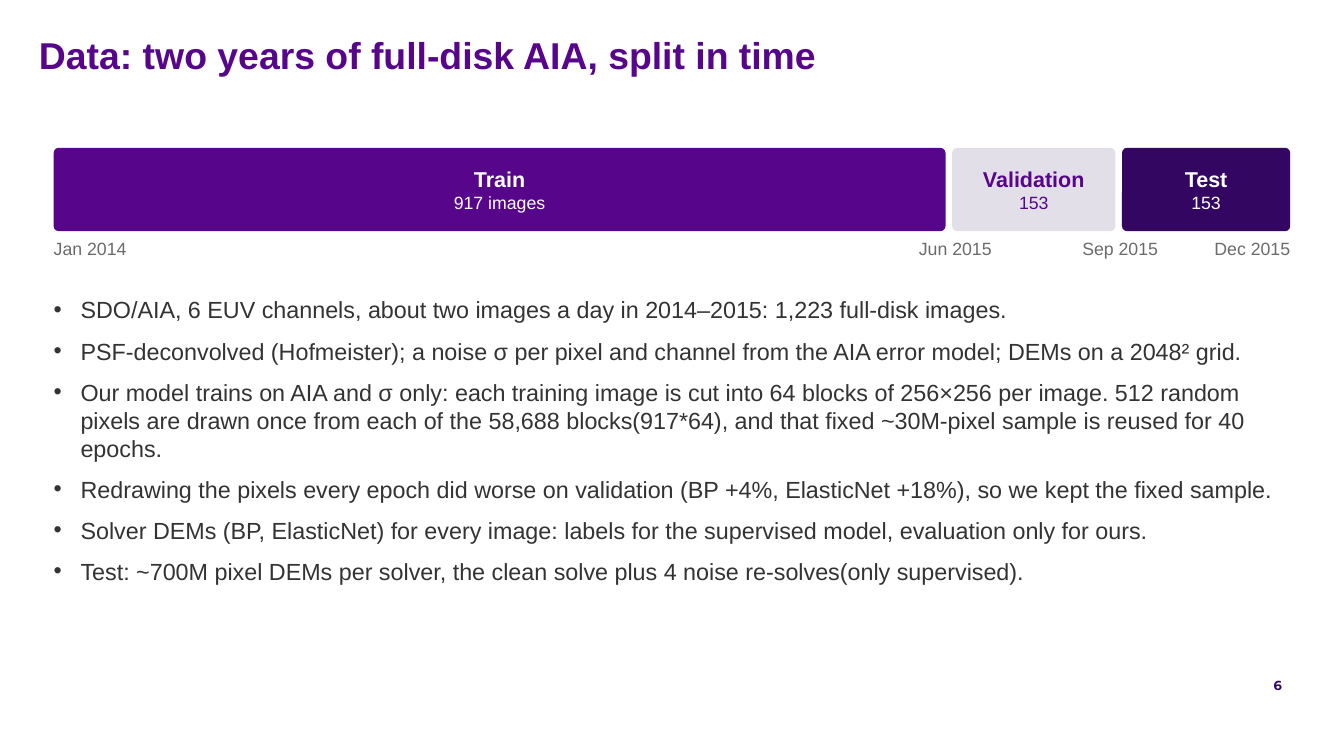
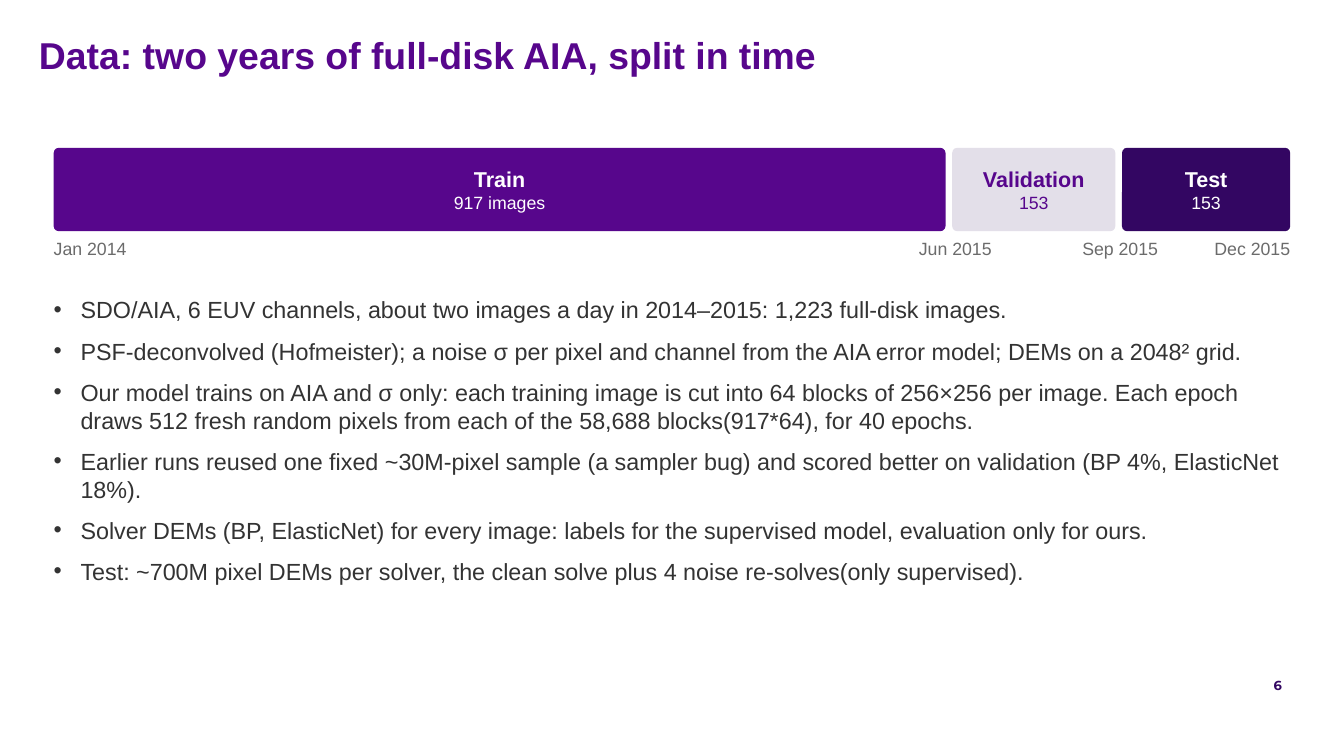
Before and after one commit to FruitPnchSamuraiG/solar-dem-inversion, a slide deck: slide 6 of slides/DEM_deck_v2.pptx. Drawn at 1344x756 pixels with LibreOffice and Linux fonts; fonts in the diff are those of the drawing; background and template pictures are left out. Boxes give left, top, right and bottom in pixels: in the first picture for what was removed or moved away, otherwise in the second. Text is boxed around its words. In the diff, an @@ line names an element or a change of style, - is before the commit and + after.

```diff
--- a/slides/DEM_deck_v2.pptx
+++ b/slides/DEM_deck_v2.pptx
@@ text at [81, 384, 1279, 503]: text changed @@
-• Our model trains on AIA and σ only: each training image is cut into 64 blocks of 256×256 per image. 512 random pixels are drawn once from each of the 58,688 blocks(917*64), and that fixed ~30M-pixel sample is reused for 40 epochs.
-• Redrawing the pixels every epoch did worse on validation (BP +4%, ElasticNet +18%), so we kept the fixed sample.
+• Our model trains on AIA and σ only: each training image is cut into 64 blocks of 256×256 per image. Each epoch draws 512 fresh random pixels from each of the 58,688 blocks(917*64), for 40 epochs.
+• Earlier runs reused one fixed ~30M-pixel sample (a sampler bug) and scored better on validation (BP 4%, ElasticNet 18%).
```
Also in this commit, not shown: 19 slides added, 3 other files.
